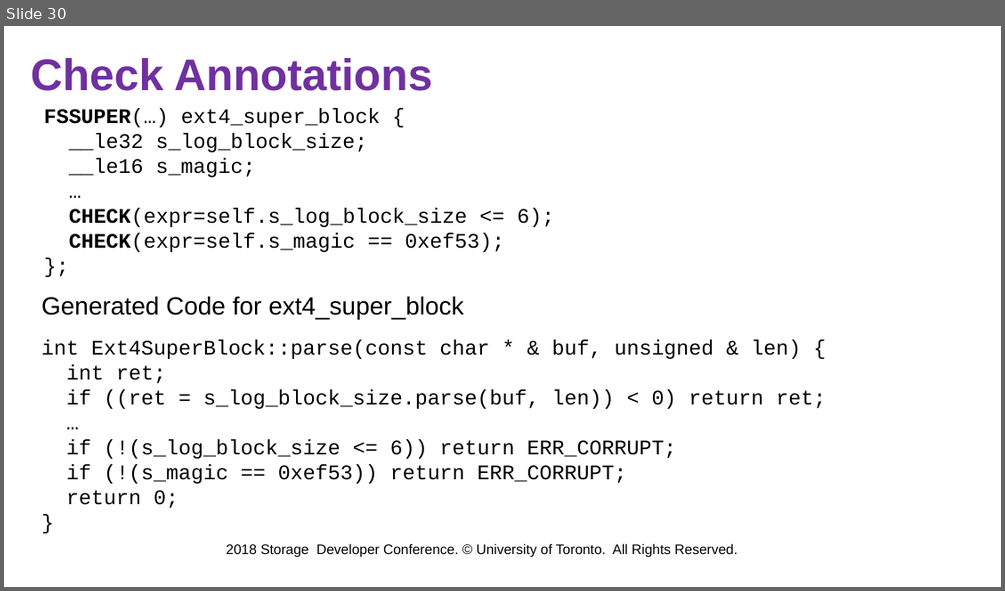
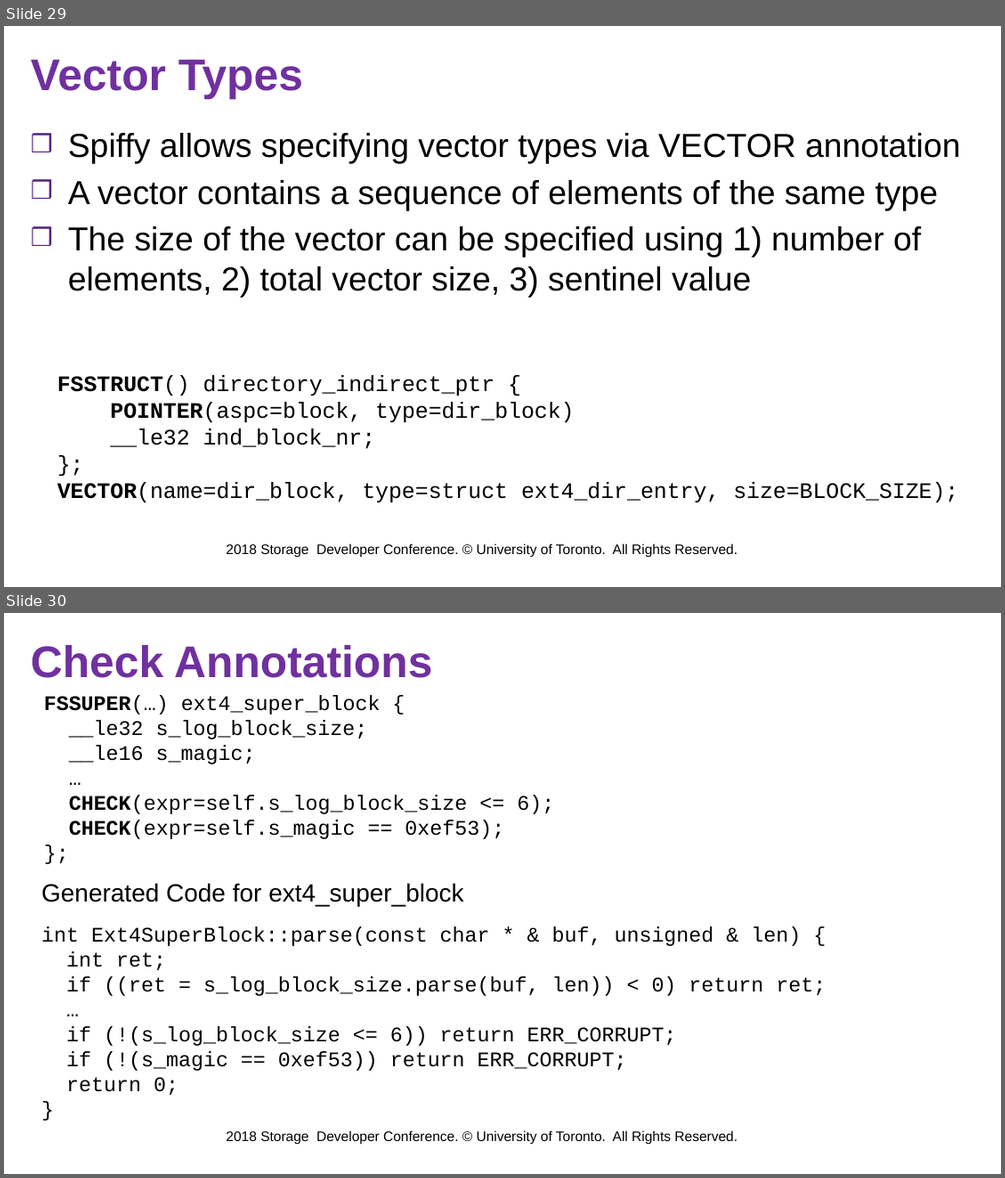
Before and after one commit to jacksun007/spiffy-paper, a slide deck: talk/sdc18_spiffy.pptx. Shown one above the other, each under a label of ours: slide 30 before the commit, slides 29 and 30 after it. The pictures are 1005x591 and 1005x1178 pixels, drawn with LibreOffice and Linux fonts; fonts in the diff are those of the drawing; background and template pictures are left out. Boxes give left, top, right and bottom in pixels: in the first picture for what was removed or moved away, otherwise in the second. Text is boxed around its words. In the diff, an @@ line names an element or a change of style, - is before the commit and + after.

```diff
--- a/talk/sdc18_spiffy.pptx
+++ b/talk/sdc18_spiffy.pptx
@@ slide 29 added at (4, 26, 1001, 587), background #FFFFFF; not listed: 2 template elements that a slide beside it also shows @@
@@ title added at (31, 59, 303, 99), 32 pt, text #7030A0, bold @@
+Vector Types
@@ text added at (68, 133, 960, 297), 24 pt, text #000000 @@
+❒ Spiffy allows specifying vector types via VECTOR annotation
+❒ A vector contains a sequence of elements of the same type
+❒ The size of the vector can be specified using 1) number of elements, 2) total vector size, 3) sentinel value
@@ text added at (57, 375, 958, 502), 16 pt, text #000000 @@
+  FSSTRUCT() directory_indirect_ptr {
+POINTER(aspc=block, type=dir_block)
+__le32 ind_block_nr;
+  };
+  VECTOR(name=dir_block, type=struct ext4_dir_entry, size=BLOCK_SIZE);
```
Also in this commit, not shown: 17 slides changed, 2 other slides added, 1 slide removed.
